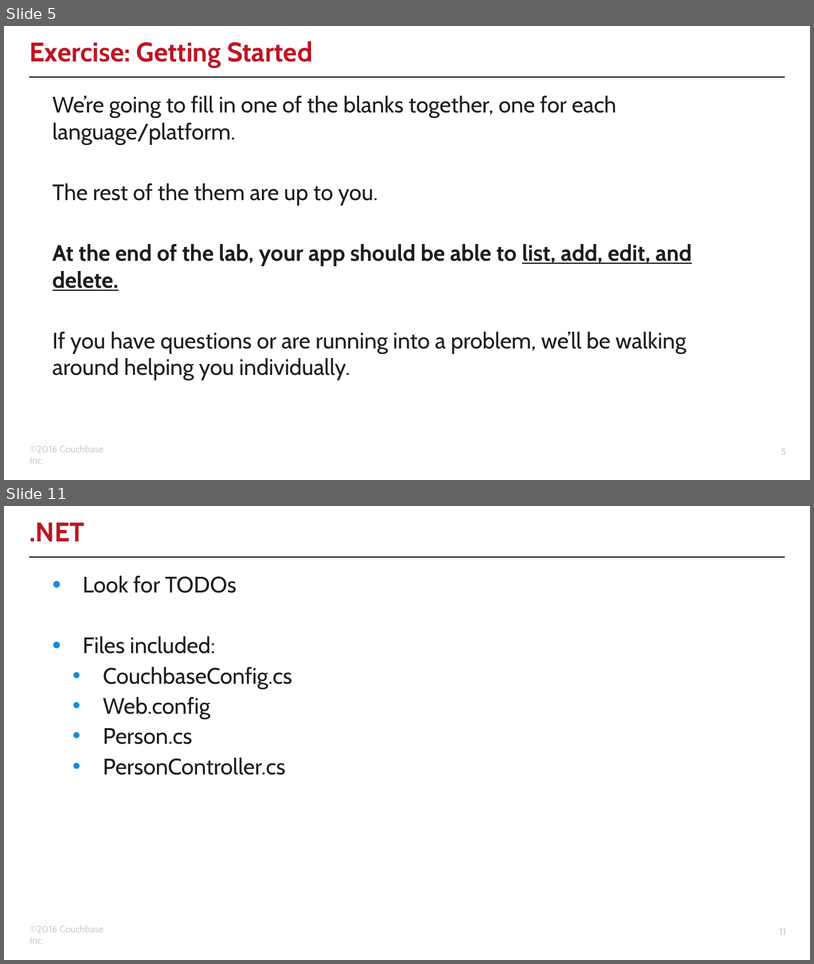
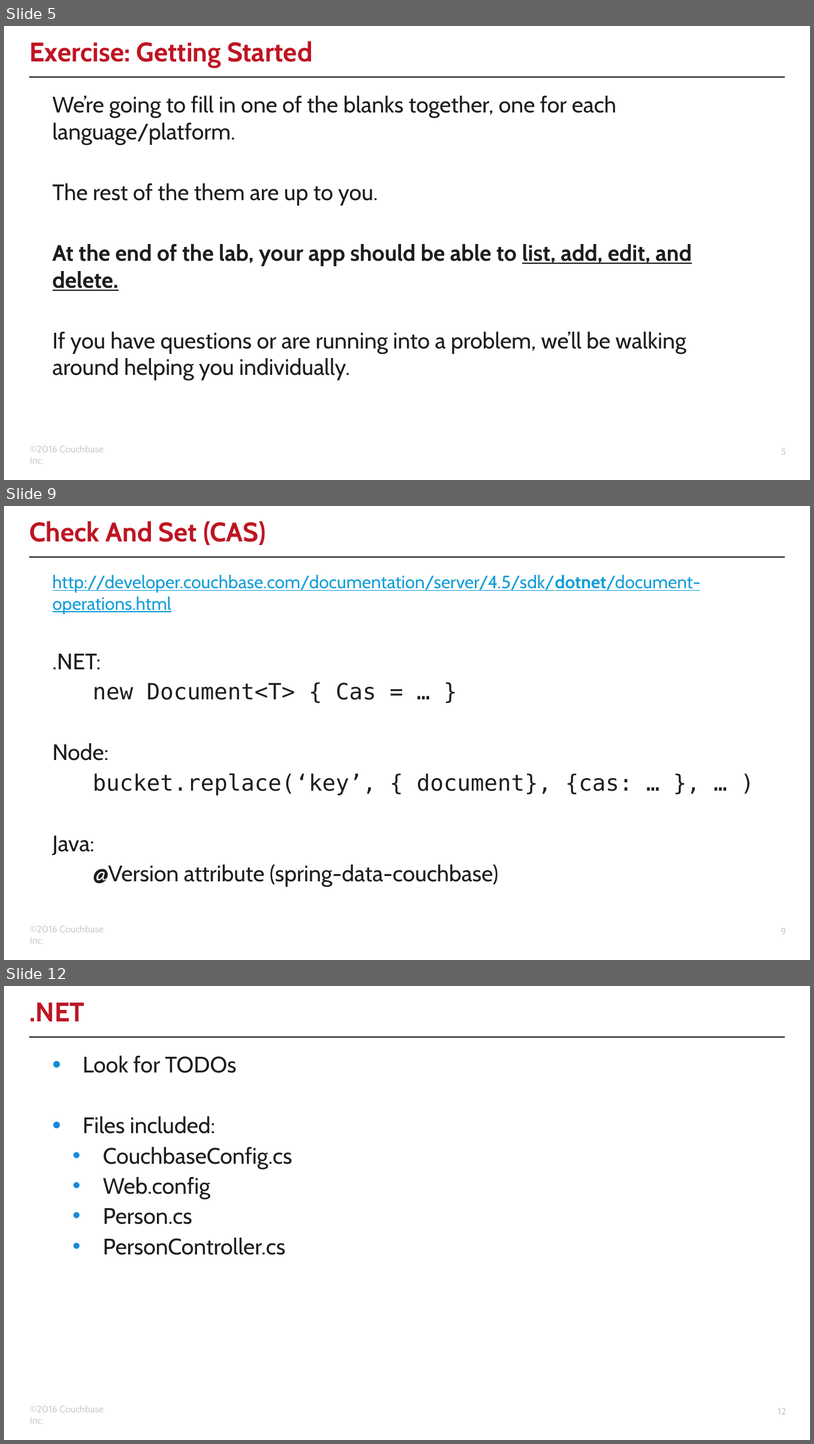
Before and after one commit to clint77/workshop, a slide deck: connect2016/developer/03/03.pptx. Shown one above the other, each under a label of ours: slides 5 and 11 before the commit, slides 5, 9 and 12 after it; the slides between them are not shown. The pictures are 814x964 and 814x1444 pixels, drawn with LibreOffice and Linux fonts; fonts in the diff are those of the drawing; background and template pictures are left out. Boxes give left, top, right and bottom in pixels: in the first picture for what was removed or moved away, otherwise in the second. Text is boxed around its words. In the diff, an @@ line names an element or a change of style, - is before the commit and + after.

Commit message:
added java_workshop folder, updated slides

```diff
--- a/connect2016/developer/03/03.pptx
+++ b/connect2016/developer/03/03.pptx
@@ slide 9 added at <box>4,506,810,960</box>, background #FFFFFF; not listed: 3 template elements that a slide beside it also shows @@
@@ title added at <box>30,521,266,545</box>, 24 pt, text #BE1523, bold @@
+Check And Set (CAS)
@@ text added at <box>53,574,701,886</box>, 20 pt, text #1E1C1C @@
+http://developer.couchbase.com/documentation/server/4.5/sdk/dotnet/document-operations.html
+.NET:
+new Document<T> { Cas = … }
+Node:
+bucket.replace(‘key’, { document}, {cas: … }, … )
+Java:
+@Version attribute (spring-data-couchbase)
@@ what was slide 11 is now slide 12 @@
@@ page number at <box>778,1408,786,1414</box>: text changed @@
-11
+12
```
Also in this commit, not shown: 6 slides changed, 23 other files.
